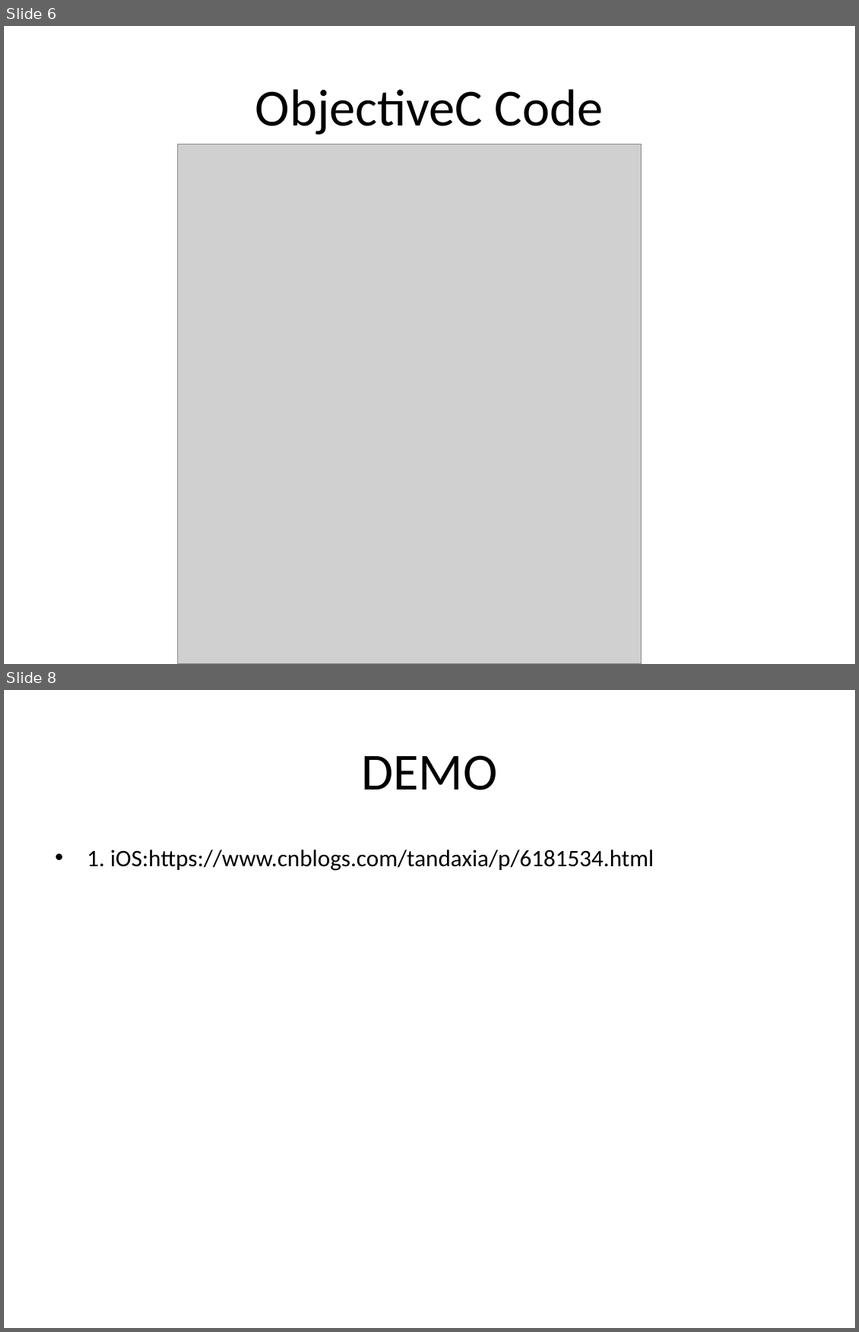
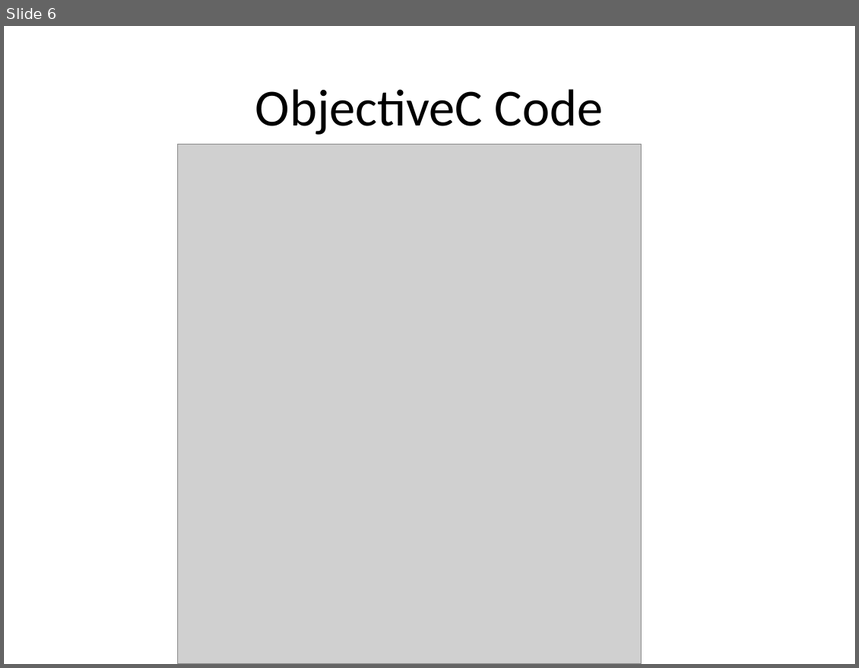
Before and after one commit to bias123456/MyDocument, a slide deck: ProtocolBuffer介绍.pptx. Shown one above the other, each under a label of ours: slides 6 and 8 before the commit, slide 6 after it; the slides between them are not shown. The pictures are 859x1332 and 859x668 pixels, drawn with LibreOffice and Linux fonts; fonts in the diff are those of the drawing; grey boxes stand for pictures. Boxes give left, top, right and bottom in pixels: in the first picture for what was removed or moved away, otherwise in the second. Text is boxed around its words. In the diff, an @@ line names an element or a change of style, - is before the commit and + after.

```diff
--- a/ProtocolBuffer介绍.pptx
+++ b/ProtocolBuffer介绍.pptx
@@ slide 8 removed at (4,690,855,1328), background #FFFFFF @@
@@ title removed at (361,755,497,790) @@
-DEMO
@@ text removed at (87,850,654,871) @@
-• 1. iOS:https://www.cnblogs.com/tandaxia/p/6181534.html
```
Also in this commit, not shown: 1 slide changed.
